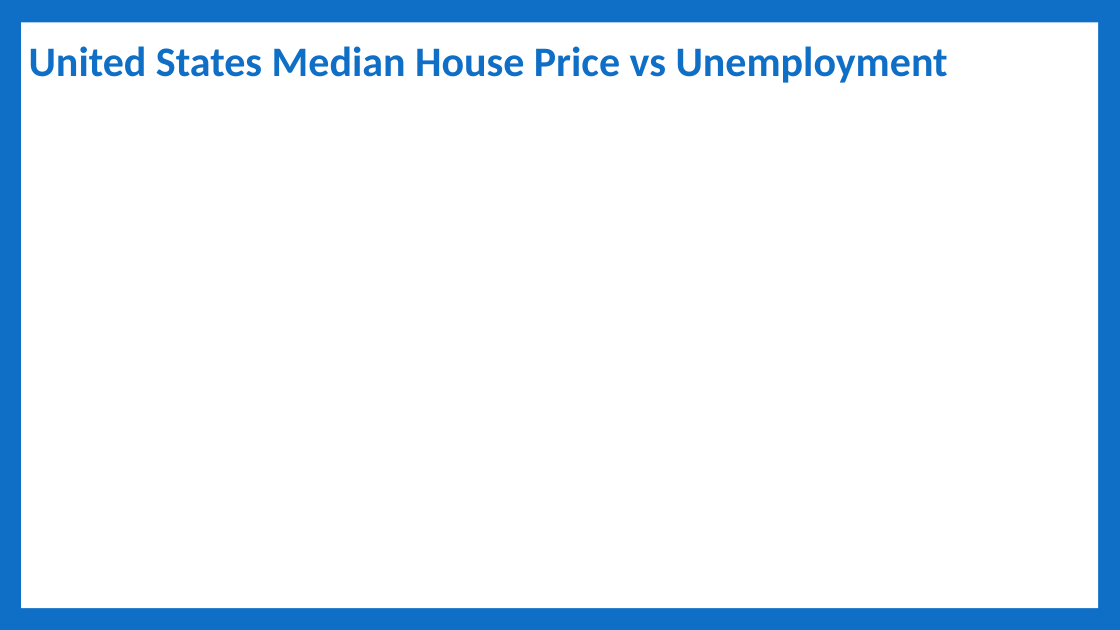
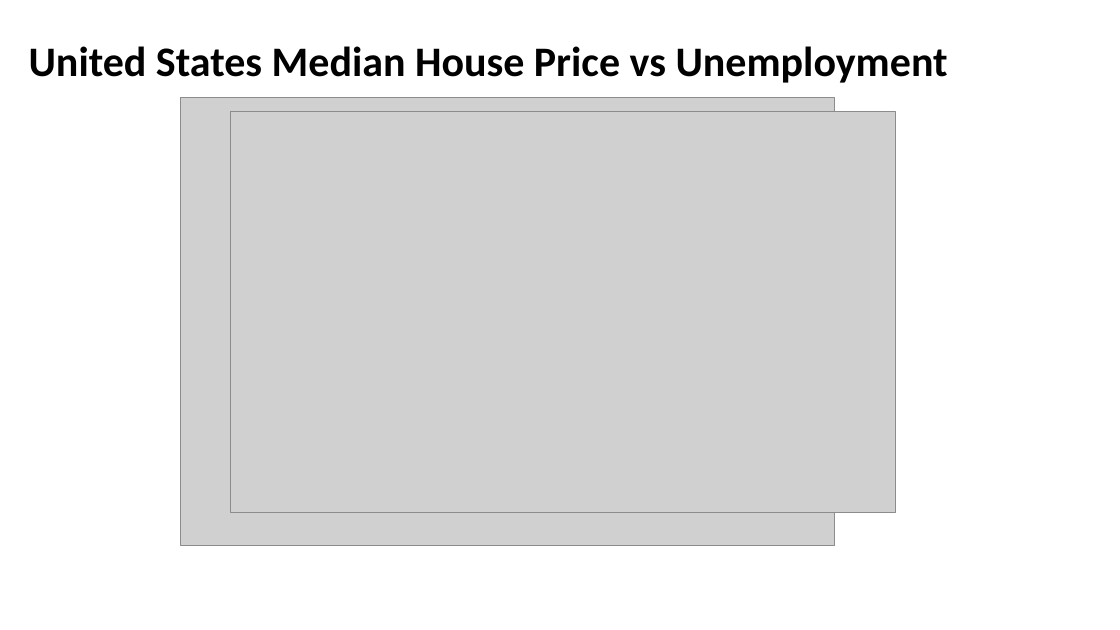
Before and after one commit to Sethdcarter/group8_data_project_1, a slide deck: slide 9 of Presentation/Project-1_Group-8_Presentation-US_Housing_Market.pptx (slide 7 before the commit). Drawn at 1120x630 pixels with LibreOffice and Linux fonts; fonts in the diff are those of the drawing; grey boxes stand for pictures. Boxes give left, top, right and bottom in pixels: in the first picture for what was removed or moved away, otherwise in the second. Text is boxed around its words. In the diff, an @@ line names an element or a change of style, - is before the commit and + after.

```diff
--- a/Presentation/Project-1_Group-8_Presentation-US_Housing_Market.pptx
+++ b/Presentation/Project-1_Group-8_Presentation-US_Housing_Market.pptx
@@ background #0F6FC6 to #FFFFFF @@
@@ title "United States Median House Price ..." at [29,46,948,83]: text colour #0F6FC6 to #000000 @@
@@ rectangle removed at [21,23,1098,608] @@
@@ picture added at [180,97,834,545] @@
@@ picture added at [231,112,896,513] @@
```
Also in this commit, not shown: 5 other slides changed, 4 slides added, 1 slide removed.
